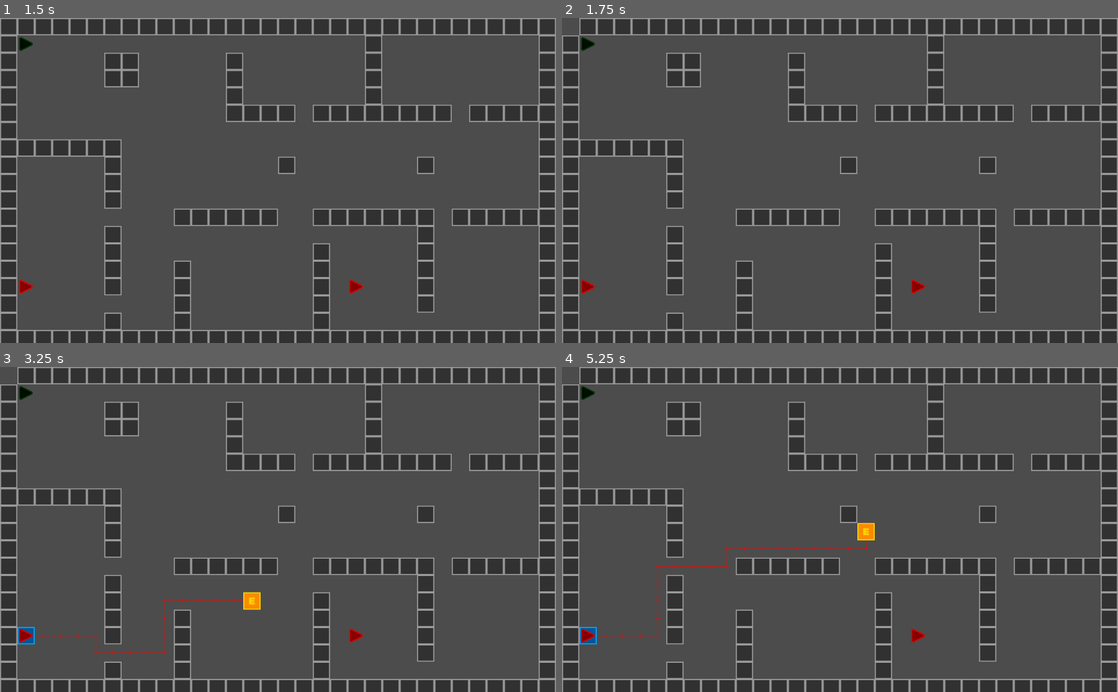
Above: before the commit, frames 1-4 (two rows, left to right).
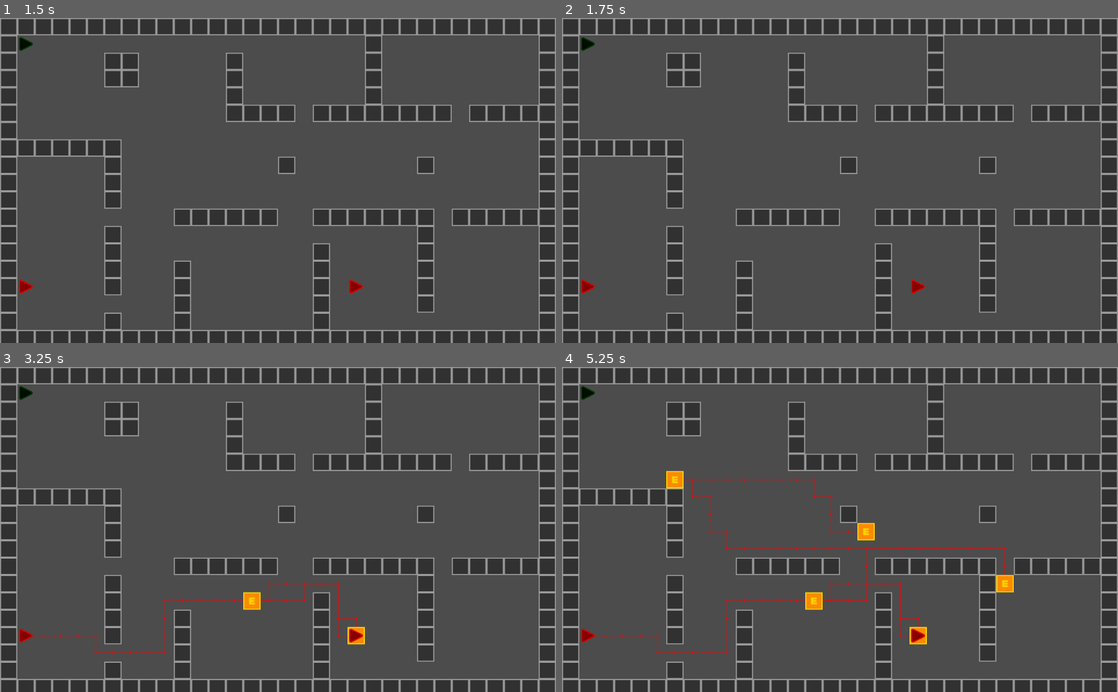
Above: after the commit, the same moments.

Repository: Matthew-Underwood/Jasper
Game: Godot game, scene res://Main.tscn
Same seed, same stepped clock (60 frames per second), same inputs: the game is played once before the commit and once after it.
Inputs (mouse positions are in pixels of both pictures, inside the frame that each line leads up to):
- Up to frame 1 (1.5 s): tap Enter at 0.5 s; move the mouse to (27, 44) at 0.52 s; press the mouse at (27, 44) at 0.53 s; tap Shift at 0.8, 1.35 s; tap Space at 1.25 s; move the mouse to (27, 287) at 1.27 s; release the mouse at (27, 287) at 1.28 s
- Up to frame 2 (1.75 s): click (589, 287) at 1.55 s
- Up to frame 3 (3.25 s): tap Enter at 2 s; move the mouse to (355, 636) at 2.02 s; press the mouse at (355, 636) at 2.03 s; tap Shift at 2.3, 2.85 s; tap Space at 2.75 s; move the mouse to (250, 594) at 2.77 s; release the mouse at (250, 594) at 2.78 s; click (250, 594) at 3.05 s
- Up to frame 4 (5.25 s): tap Enter at 3.5 s; move the mouse to (1006, 578) at 3.52 s; press the mouse at (1006, 578) at 3.53 s; tap Shift at 3.8, 4.35 s; tap Space at 4.25 s; move the mouse to (673, 480) at 4.27 s; release the mouse at (673, 480) at 4.28 s; click (673, 480) at 4.55 s; move the mouse to (867, 529) at 5.02 s; press the mouse at (867, 529) at 5.03 s

Frame 1 is identical in both runs. In frame 2, 0.2% of the frame differs, in the area x 0-4%, y 0-6%; in frame 3, 0.6%; in frame 4, 1.7%, in the area x 0-82%, y 0-89%.

Commit message:
Now supports way points for each character. Removed lots of unnecessary code. Will need tiding up tho.

Diff:
--- a/Position2D.gd
+++ b/Position2D.gd
@@ -37,10 +37,7 @@
 func _unhandled_input(event):
 	if event.is_action_pressed("click"):
 		var global_mouse_pos = get_global_mouse_position()
-		if Input.is_key_pressed(KEY_SHIFT):
-			global_position = global_mouse_pos
-		else:
-			_target_position = global_mouse_pos
+		_target_position = global_mouse_pos
 		_change_state(States.FOLLOW)
 
 
--- a/TileMap.gd
+++ b/TileMap.gd
@@ -10,10 +10,13 @@
 var pathEndPosition = Vector2() setget _setPathEndPosition
 var _pathing : Pathing
 var _obstacles : Array
+var _waypoints: WayPoints
 
 func _ready():
 	var pathingFactory = load("res://classes/pathing_factory.gd")
+	var waypoints = load("res://classes/pathing/waypoints.gd")
 	var map = load("res://classes/map.gd")
+	_waypoints = waypoints.new()
 	_map = map.new(Vector2(32, 19))
 	pathingFactory = pathingFactory.new()
 	_pathing = pathingFactory.create(get_used_cells_by_id(0), _map)
@@ -21,30 +24,28 @@
 func _draw():
 	if _characterInfo == null || !_pointPaths.has(_characterInfo.getId()) || _pointPaths[_characterInfo.getId()].empty():
 		return
-	var point_start = _pointPaths[_characterInfo.getId()][0]
-	var point_end = _pointPaths[_characterInfo.getId()][len(_pointPaths[_characterInfo.getId()]) - 1]
-
-	set_cell(point_start.x, point_start.y, 1)
-	set_cell(point_end.x, point_end.y, 2)
-
-	var last_point = map_to_world(Vector2(point_start.x, point_start.y)) + _halfCellSize
+	#var startPoint = _waypoints.getItem(_characterInfo.getId(), 0)
+	for waypoint in _waypoints.getAll(_characterInfo.getId()):
+		set_cell(waypoint["end"].x, waypoint["end"].y, 2)
 	for index in range(1, len(_pointPaths[_characterInfo.getId()])):
+		var previousIndex = index - 1
+		var last_point = map_to_world(Vector2(_pointPaths[_characterInfo.getId()][previousIndex].x, _pointPaths[_characterInfo.getId()][previousIndex].y)) + _halfCellSize
 		var current_point = map_to_world(Vector2(_pointPaths[_characterInfo.getId()][index].x, _pointPaths[_characterInfo.getId()][index].y)) + _halfCellSize
 		draw_line(last_point, current_point, _characterInfo.getColour(), BASE_LINE_WIDTH, true)
 		draw_circle(current_point, BASE_LINE_WIDTH * 2.0, _characterInfo.getColour())
-		last_point = current_point
 
 func getPath(characterInfo : CharacterInfo):
 	_characterInfo = characterInfo
-	for id in _pointPaths:
+
+	for id in _waypoints.getCharacterIds():
 		if id != _characterInfo.getId():
 			_clearPreviousPathDrawing(id)
+	_recalculatePath(_characterInfo.getId())
 
-
-func createPath(characterInfo : CharacterInfo, world_start : Vector2, world_end : Vector2):
+func createPath(characterInfo : CharacterInfo, startPoint : Vector2, targetPoint : Vector2):
 	_characterInfo = characterInfo
-	self.pathStartPosition = world_to_map(world_start)
-	self.pathEndPosition = world_to_map(world_end)
+	self.pathStartPosition = world_to_map(startPoint)
+	self.pathEndPosition = world_to_map(targetPoint)
 	_recalculatePath(_characterInfo.getId())
 	var path_world = []
 	for point in _pointPaths[_characterInfo.getId()]:
@@ -53,21 +54,26 @@
 	return path_world
 
 func _recalculatePath(id : int):
-	_clearPreviousPathDrawing(id)
+	if !_waypoints.has(_characterInfo.getId(), 0):
+		return
+	#_clearPreviousPathDrawing(id)
 	# This method gives us an array of points. Note you need the start and
 	# end points' indices as input.
-	#TODO convert this to dict
-	_pointPaths[id] = _pathing.getPath(pathStartPosition, pathEndPosition)
-	# Redraw the lines and circles from the start to the end point.
+	#TODO dedupe waypoints
+	_pointPaths[id] = []
+
+	for waypoint in _waypoints.getAll(_characterInfo.getId()):
+		var points = _pathing.getPath(waypoint["start"], waypoint["end"])
+		for point in points:
+			_pointPaths[id].append(point)
 	update()
 
 func _clearPreviousPathDrawing(id : int):
 	if not _pointPaths.has(id) || _pointPaths[id].empty():
 		return
-	var point_start = _pointPaths[id][0]
-	var point_end = _pointPaths[id][len(_pointPaths[id]) - 1]
-	set_cell(point_start.x, point_start.y, -1)
-	set_cell(point_end.x, point_end.y, -1)
+	for waypoint in _waypoints.getAll(id):
+		set_cell(waypoint["end"].x, waypoint["end"].y, -1)
+
 	update()
 
 # Setters for the start and end path values.
@@ -76,12 +82,7 @@
 		return
 	if _map.isOutsideMapBounds(value):
 		return
-
-	set_cell(pathStartPosition.x, pathStartPosition.y, -1)
-	set_cell(value.x, value.y, 1)
 	pathStartPosition = value
-	if pathEndPosition and pathEndPosition != pathStartPosition:
-		_recalculatePath(_characterInfo.getId())
 
 
 func _setPathEndPosition(value):
@@ -89,9 +90,10 @@
 		return
 	if _map.isOutsideMapBounds(value):
 		return
-
-	set_cell(pathStartPosition.x, pathStartPosition.y, -1)
+	if !_waypoints.has(_characterInfo.getId(), 0):
+		_waypoints.add(_characterInfo.getId(), pathStartPosition, value)
+	else:
+		var lastItem = _waypoints.getLastItem(_characterInfo.getId())
+		_waypoints.add(_characterInfo.getId(), lastItem["end"], value)
 	set_cell(value.x, value.y, 2)
 	pathEndPosition = value
-	if pathStartPosition != value:
-		_recalculatePath(_characterInfo.getId())
--- /dev/null
+++ b/classes/pathing/waypoints.gd
@@ -0,0 +1,34 @@
+class_name WayPoints
+
+var _waypoints = {}
+var _characterId
+
+
+func add(characterId : int, start : Vector2, end : Vector2):
+	if !_waypoints.has(characterId):
+		_waypoints[characterId] = [{"start" : start , "end" : end}]
+	else:
+		_waypoints[characterId].append({"start" : start , "end" : end})
+
+func getItem(characterId : int, waypointId : int) -> Dictionary:
+	return _waypoints[characterId][waypointId]
+
+func getAll(characterId : int) -> Array:
+	return _waypoints[characterId]
+
+func getCharacterIds() -> Array:
+	var ids = []
+	for id in _waypoints:
+		ids.append(id)
+	return ids
+
+func getLastItem(characterId : int) -> Dictionary:
+	var size = _waypoints[characterId].size() - 1
+	return _waypoints[characterId][size]
+
+func has(characterId : int, waypointId : int) -> bool:
+	if !_waypoints.has(characterId):
+		return false
+	if _waypoints[characterId].empty():
+		return false
+	return waypointId <= (_waypoints[characterId].size() - 1)
--- a/project.godot
+++ b/project.godot
@@ -28,12 +28,18 @@
 "class": "PathingFactory",
 "language": "GDScript",
 "path": "res://classes/pathing_factory.gd"
+}, {
+"base": "Reference",
+"class": "WayPoints",
+"language": "GDScript",
+"path": "res://classes/pathing/waypoints.gd"
 } ]
 _global_script_class_icons={
 "CharacterInfo": "",
 "Map": "",
 "Pathing": "",
-"PathingFactory": ""
+"PathingFactory": "",
+"WayPoints": ""
 }
 
 [application]
